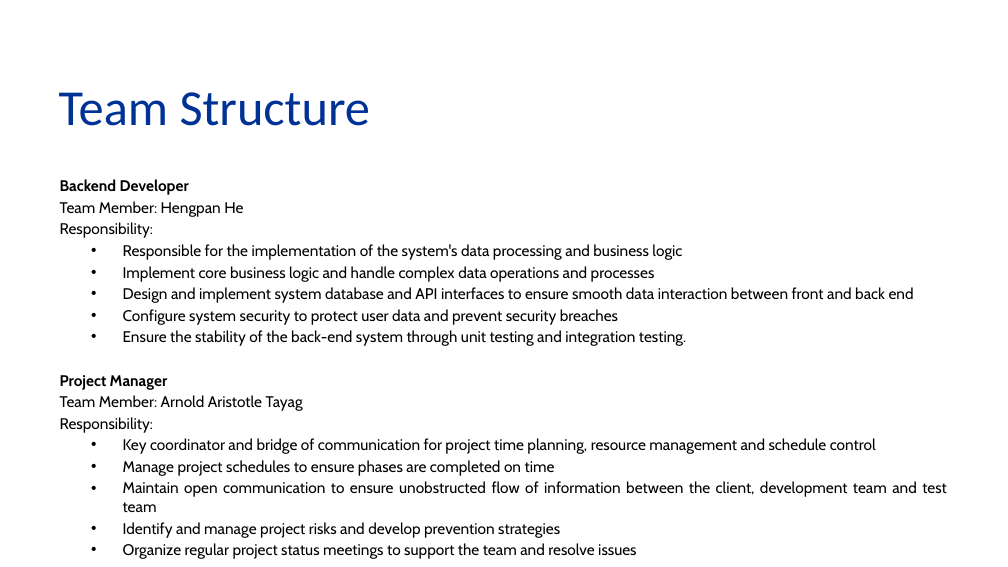
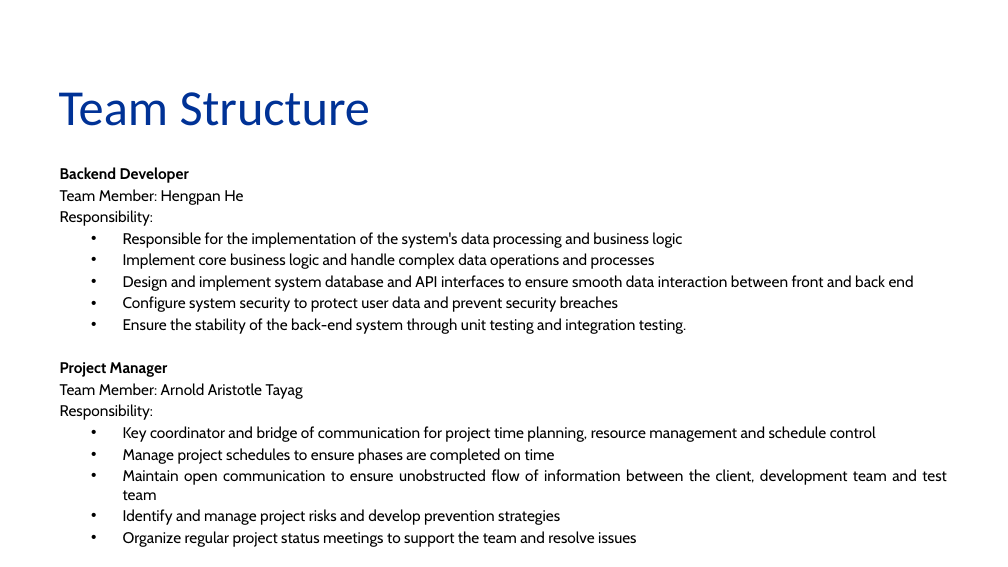
Before and after one commit to aamtayag/mse800-assessment2, a slide deck: slide 6 of docs/mse800_assess2.pptx. Drawn at 1008x567 pixels with LibreOffice and Linux fonts; fonts in the diff are those of the drawing; background and template pictures are left out. Boxes give left, top, right and bottom in pixels: in the first picture for what was removed or moved away, otherwise in the second. Text is boxed around its words. In the diff, an @@ line names an element or a change of style, - is before the commit and + after.

```diff
--- a/docs/mse800_assess2.pptx
+++ b/docs/mse800_assess2.pptx
@@ text "Backend Developer": place and size @@
-text "Backend Developer" at <box>60,179,947,538</box>
+text "Backend Developer" at <box>60,167,947,525</box>
```
Also in this commit, not shown: 2 other slides changed.
